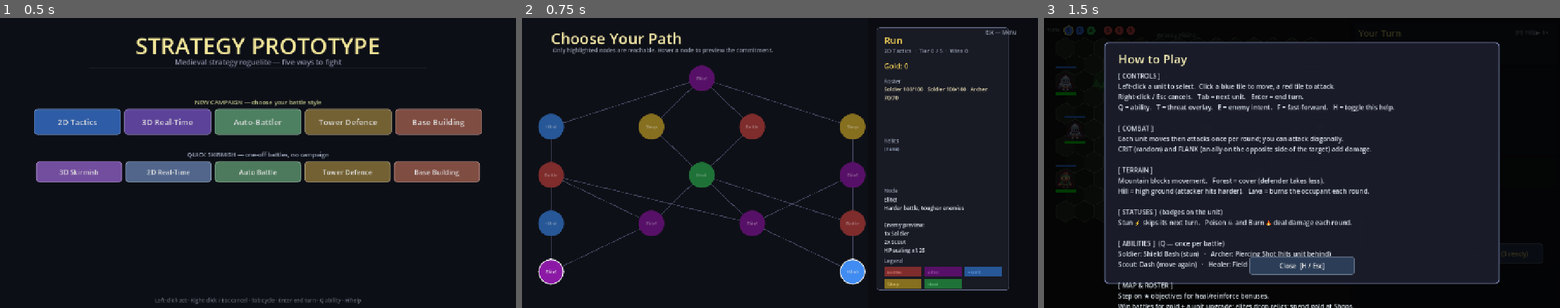
Above: before the commit, frames 1-3 (left to right).
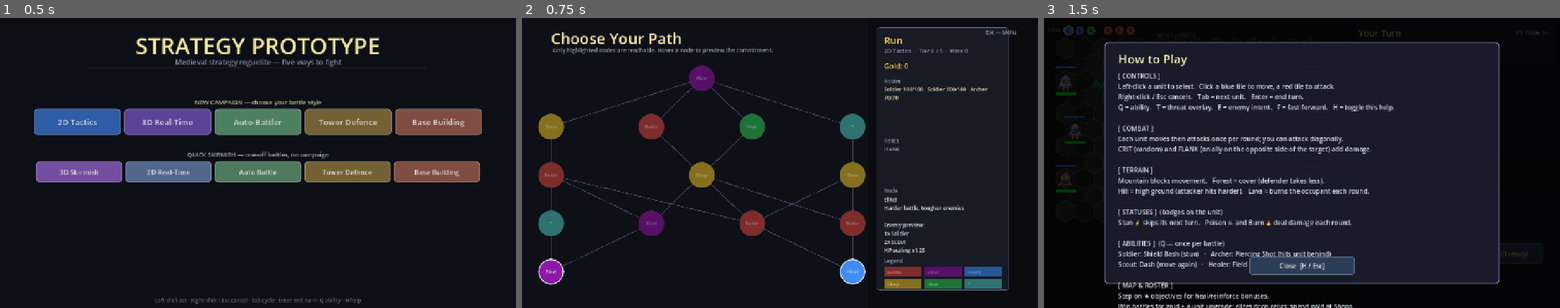
Above: after the commit, the same moments.

Repository: kabuumu/strategy-prototype
Game: Godot game, scene res://src/title/title.tscn
Same seed, same stepped clock (60 frames per second), same inputs: the game is played once before the commit and once after it.
Inputs:
- Up to frame 1 (0.5 s): no input
- Up to frame 2 (0.75 s): click "2D Tactics" at 0.5 s
- Up to frame 3 (1.5 s): click "Elite!" at 1.25 s

Frame 1 is identical in both runs. In frame 2, 3.1% of the frame differs, in the area x 3-93%, y 32-94%; in frame 3, nothing differs.

Commit message:
Roguelite: random "event" map nodes with varied encounters
New "event" node type (~17% of mid-tier nodes) opens a choice popup. Ten
encounters span varied mechanics so they don't feel samey:

- recruit a unit (free / paid), heal vs gold, gold vs relic, sacrifice a unit
  for a relic, pay to train (random upgrade), smash a cursed idol (gold but
  lose a unit), a 50/50 gold gamble, a 3-way crossroads (rest/trade/pray), and
  a conscript-or-pay recruit choice.

- GameManager: EVENTS table + random_event() + apply_event_choice() handling
  gold / gamble_gold / heal_all / damage_all (never lethal) / add_unit /
  add_relic / add_upgrade / lose_unit. _pick_node_type now emits "event".
- level_select: event node colour/label/desc + _show_event_popup (choice
  buttons gated by affordable gold) + _on_event_choice (apply + toast).

Validated headless: each effect type applies correctly and choices resolve.

Co-Authored-By: Claude Opus 4.8 <noreply@anthropic.com>

Diff:
--- a/src/game_manager.gd
+++ b/src/game_manager.gd
@@ -473,7 +473,7 @@
 		return "elite_battle"
 	# Tier 0 is overwritten by _starting_node_types after generation; the value
 	# returned here is just a placeholder.
-	var roll := rng.randi() % 10
+	var roll := rng.randi() % 12
 	if roll < 4:
 		return "battle"
 	elif roll < 6:
@@ -482,6 +482,8 @@
 		return "gain_unit"
 	elif roll < 9:
 		return "shop"
+	elif roll < 11:
+		return "event"
 	else:
 		return "heal"
 
@@ -592,6 +594,170 @@
 	return out
 
 # ---------------------------------------------------------------------------
+# Random events (the "event" map node)
+# ---------------------------------------------------------------------------
+# Each event has flavour text and 2-3 choices. A choice may cost gold ("cost",
+# gated in the UI) and applies an "effect" dict — any of: gold (+/-), heal_all,
+# damage_all (each unit, never lethal), add_unit "random", add_relic "random",
+# add_upgrade "random" (random survivor), lose_unit true (weakest perishes).
+const EVENTS: Array = [
+	{
+		"title": "Wandering Mercenary",
+		"text": "A scarred sellsword offers his blade — for the right price.",
+		"choices": [
+			{"label": "Hire him (40g)", "cost": 40, "effect": {"add_unit": "random"}},
+			{"label": "Send him away", "effect": {}},
+		],
+	},
+	{
+		"title": "Ancient Shrine",
+		"text": "A moss-covered shrine hums with old power. Do you honour it, or pry loose its gilding?",
+		"choices": [
+			{"label": "Pray (heal the party)", "effect": {"heal_all": 30}},
+			{"label": "Strip the gold (+60g, party bruised)", "effect": {"gold": 60, "damage_all": 12}},
+		],
+	},
+	{
+		"title": "Abandoned Cache",
+		"text": "Supplies left by a fallen company. You can only carry one prize.",
+		"choices": [
+			{"label": "Take the coin (+70g)", "effect": {"gold": 70}},
+			{"label": "Take the relic", "effect": {"add_relic": "random"}},
+		],
+	},
+	{
+		"title": "Blood Altar",
+		"text": "The altar promises power for a life freely given.",
+		"choices": [
+			{"label": "Make the sacrifice (lose a unit, gain a relic)", "effect": {"lose_unit": true, "add_relic": "random"}},
+			{"label": "Refuse the bargain", "effect": {}},
+		],
+	},
+	{
+		"title": "Veteran Drillmaster",
+		"text": "An old campaigner offers to drill one of your regiments.",
+		"choices": [
+			{"label": "Pay for training (40g)", "cost": 40, "effect": {"add_upgrade": "random"}},
+			{"label": "March on", "effect": {}},
+		],
+	},
+	{
+		"title": "Cursed Idol",
+		"text": "A leering idol of gold. It would fetch a fortune — but it feels wrong.",
+		"choices": [
+			{"label": "Smash it for gold (+90g, a unit is slain)", "effect": {"gold": 90, "lose_unit": true}},
+			{"label": "Leave it be", "effect": {}},
+		],
+	},
+	{
+		"title": "Field Hospital",
+		"text": "A camp of healers tends the wounded of both armies.",
+		"choices": [
+			{"label": "Rest the party (heal fully)", "effect": {"heal_all": 9999}},
+			{"label": "Donate for a blessing (30g, +relic)", "cost": 30, "effect": {"add_relic": "random"}},
+		],
+	},
+	{
+		"title": "Gambler's Wager",
+		"text": "A grinning dicer rattles his cup. Care to test your luck?",
+		"choices": [
+			{"label": "Small bet — 30g (50%: +80g)", "cost": 30, "effect": {"gamble_gold": 80}},
+			{"label": "Big bet — 60g (50%: +160g)", "cost": 60, "effect": {"gamble_gold": 160}},
+			{"label": "Keep your coin", "effect": {}},
+		],
+	},
+	{
+		"title": "Crossroads Camp",
+		"text": "A waystation at the fork. Travellers offer rest, trade, or a quiet shrine.",
+		"choices": [
+			{"label": "Rest (heal party)", "effect": {"heal_all": 9999}},
+			{"label": "Trade goods (+50g)", "effect": {"gold": 50}},
+			{"label": "Pray at the shrine (25g, +relic)", "cost": 25, "effect": {"add_relic": "random"}},
+		],
+	},
+	{
+		"title": "Press-Ganged Recruits",
+		"text": "A gang of brawlers — you could conscript them by force, or pay them honestly.",
+		"choices": [
+			{"label": "Conscript (free unit, party worn −8 HP)", "effect": {"add_unit": "random", "damage_all": 8}},
+			{"label": "Pay them fairly (50g, free unit)", "cost": 50, "effect": {"add_unit": "random"}},
+			{"label": "Move on", "effect": {}},
+		],
+	},
+]
+
+func random_event() -> Dictionary:
+	var rng := RandomNumberGenerator.new()
+	rng.randomize()
+	return EVENTS[rng.randi() % EVENTS.size()]
+
+func _random_recruitable() -> String:
+	var pool := recruitable_types()
+	if pool.is_empty():
+		return "soldier"
+	var rng := RandomNumberGenerator.new()
+	rng.randomize()
+	return pool[rng.randi() % pool.size()]
+
+# Apply an event choice (after the UI has confirmed affordability). Returns a
+# short result message for a toast.
+func apply_event_choice(choice: Dictionary) -> String:
+	var cost: int = int(choice.get("cost", 0))
+	if cost > 0:
+		spend_gold(cost)
+	var eff: Dictionary = choice.get("effect", {})
+	var parts: Array[String] = []
+	if eff.has("gold"):
+		var g: int = int(eff["gold"])
+		gold = maxi(0, gold + g)
+		parts.append(("+%d gold" % g) if g >= 0 else ("%d gold" % g))
+	if eff.has("gamble_gold"):
+		var rng := RandomNumberGenerator.new()
+		rng.randomize()
+		if rng.randf() < 0.5:
+			var payout: int = int(eff["gamble_gold"])
+			gold += payout
+			parts.append("the bet pays off — +%d gold!" % payout)
+		else:
+			parts.append("the bet is lost")
+	if eff.has("heal_all"):
+		var amt: int = int(eff["heal_all"])
+		for entry: Dictionary in player_roster:
+			entry["hp"] = mini(unit_effective_max_hp(entry), int(entry["hp"]) + amt)
+		parts.append("party healed")
+	if eff.has("damage_all"):
+		var dmg: int = int(eff["damage_all"])
+		for entry: Dictionary in player_roster:
+			entry["hp"] = maxi(1, int(entry["hp"]) - dmg)   # never lethal
+		parts.append("party bruised")
+	if eff.has("add_unit"):
+		var t: String = _random_recruitable()
+		add_unit(t)
+		parts.append("recruited %s" % String(UNIT_TYPES[t]["name"]))
+	if eff.has("add_relic"):
+		var rid: String = grant_random_relic()
+		parts.append(("found %s" % String(RELICS[rid]["name"])) if rid != "" else "no relic to find")
+	if eff.has("add_upgrade") and not player_roster.is_empty():
+		var rng := RandomNumberGenerator.new()
+		rng.randomize()
+		var idx: int = rng.randi() % player_roster.size()
+		var ups := random_upgrade_choices(1)
+		if not ups.is_empty():
+			apply_upgrade(idx, ups[0])
+			parts.append("%s trained" % String(UNIT_TYPES[player_roster[idx]["type"]]["name"]))
+	if eff.has("lose_unit") and bool(eff["lose_unit"]) and not player_roster.is_empty():
+		var worst: int = 0
+		for i in range(player_roster.size()):
+			if int(player_roster[i]["hp"]) < int(player_roster[worst]["hp"]):
+				worst = i
+		var lost_name: String = String(UNIT_TYPES[player_roster[worst]["type"]]["name"])
+		player_roster.remove_at(worst)
+		parts.append("lost %s" % lost_name)
+	if parts.is_empty():
+		return "You move on."
+	return ", ".join(parts).capitalize()
+
+# ---------------------------------------------------------------------------
 # Economy
 # ---------------------------------------------------------------------------
 # Gold rewarded for winning a battle, scaling with tier and elite status.
--- a/src/level_select/level_select.gd
+++ b/src/level_select/level_select.gd
@@ -16,21 +16,24 @@
 	"elite_battle": Color(0.55, 0.10, 0.65),
 	"gain_unit":    Color(0.25, 0.55, 0.95),
 	"shop":         Color(0.85, 0.70, 0.20),
-	"heal":         Color(0.20, 0.72, 0.35)
+	"heal":         Color(0.20, 0.72, 0.35),
+	"event":        Color(0.30, 0.72, 0.72)
 }
 const TYPE_LABELS: Dictionary = {
 	"battle":       "Battle",
 	"elite_battle": "Elite!",
 	"gain_unit":    "+Unit",
 	"shop":         "Shop",
-	"heal":         "Heal"
+	"heal":         "Heal",
+	"event":        "?"
 }
 const TYPE_DESC: Dictionary = {
 	"battle":       "Standard battle",
 	"elite_battle": "Harder battle, tougher enemies",
 	"gain_unit":    "Choose a new unit",
 	"shop":         "Spend gold on heals and units",
-	"heal":         "Heal all units to full"
+	"heal":         "Heal all units to full",
+	"event":        "A random encounter — a choice to make"
 }
 
 # ---------------------------------------------------------------------------
@@ -419,6 +422,8 @@
 			Sfx.play("heal")
 			_refresh()
 			_show_toast("Party fully healed!", Color(0.20, 0.72, 0.35))
+		"event":
+			_show_event_popup()
 		_:
 			_refresh()
 
@@ -471,6 +476,44 @@
 		btn.pressed.connect(_on_unit_chosen.bind(utype))
 		_popup.add_child(btn)
 
+# ---------------------------------------------------------------------------
+# Random event popup
+# ---------------------------------------------------------------------------
+func _show_event_popup() -> void:
+	var ev: Dictionary = GameManager.random_event()
+	_popup = UITheme.panel(self, Vector2(300.0, 200.0), Vector2(680.0, 320.0),
+		Color(0.08, 0.13, 0.14, 0.98), Color(0.30, 0.72, 0.72))
+	_popup.add_child(UITheme.label(String(ev["title"]), 26, Color(0.70, 0.95, 0.95), Vector2(28.0, 18.0), Vector2(624.0, 34.0)))
+	_popup.add_child(UITheme.label(String(ev["text"]), 16, UITheme.TEXT, Vector2(28.0, 64.0), Vector2(624.0, 70.0)))
+	var choices: Array = ev["choices"]
+	var n: int = choices.size()
+	var bw: float = 624.0 / float(n) - 12.0
+	for i in range(n):
+		var ch: Dictionary = choices[i]
+		var cost: int = int(ch.get("cost", 0))
+		var enabled: bool = GameManager.gold >= cost
+		var btn := Button.new()
+		btn.text = String(ch["label"])
+		btn.position = Vector2(28.0 + i * (bw + 16.0), 180.0)
+		btn.size = Vector2(bw, 110.0)
+		btn.disabled = not enabled
+		btn.add_theme_font_size_override("font_size", 15)
+		var col := Color(0.22, 0.40, 0.42) if enabled else Color(0.18, 0.20, 0.22)
+		btn.add_theme_stylebox_override("normal",   _circle_style(col, 8))
+		btn.add_theme_stylebox_override("hover",    _circle_style(col.lightened(0.15), 8))
+		btn.add_theme_stylebox_override("pressed",  _circle_style(col.darkened(0.25), 8))
+		btn.add_theme_stylebox_override("disabled", _circle_style(col.darkened(0.4), 8))
+		btn.pressed.connect(_on_event_choice.bind(ch))
+		_popup.add_child(btn)
+
+func _on_event_choice(choice: Dictionary) -> void:
+	var msg: String = GameManager.apply_event_choice(choice)
+	Sfx.play("gold")
+	if _popup != null:
+		_popup.queue_free()
+		_popup = null
+	_show_toast(msg, Color(0.55, 0.90, 0.90))
+
 func _on_unit_chosen(unit_type: String) -> void:
 	GameManager.add_unit(unit_type)
 	_popup.queue_free()
